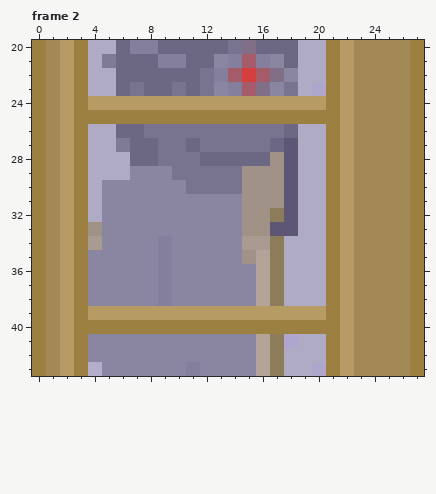
File history of a pixel-art file, Assets/Art/Hide Objects/phonebox.aseprite. Above: the version before the commit.
28x61 pixels, 2 frames. Colours within 5 levels of each other are drawn and written as one. Shown: frame 2: x 0..27, y 20..43.
The same view after the edit:
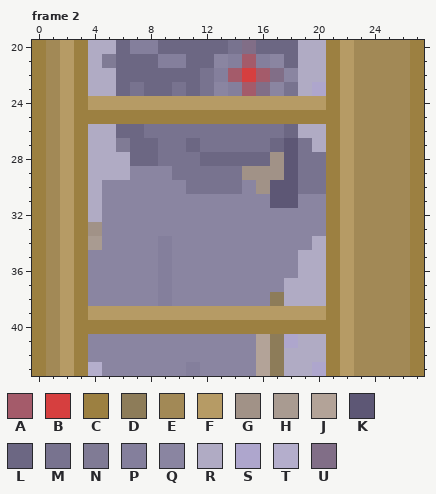
Palette (. is transparent): A #a45b6a  B #d63f3f  C #9c8041  D #8d7c59  E #a28956  F #b69b65  G #a19287  H #a99b91  J #b3a398  K #5d5775  L #6c6783  M #78738f  N #807b95  P #847f9c  Q #8a85a1  R #b0abc4  S #aea6cd  T #b4aecc  U #816e87
Diff:
Frame 2:
Colour G gives way to colour K in rows 30 to 31 at x 17.
Colour R gives way to colour M in row 27 at x 19; in rows 28 to 30 at x 19 to 20.
Colour D gives way to colour Q in row 32 at x 17; in rows 34 to 37 at x 17.
Colour G gives way to colour Q in row 30 at x 15; in rows 31 to 33 at x 15 to 16; in row 35 at x 15.
Colour H gives way to colour Q in row 34 at x 15 to 16.
Colour J gives way to colour Q in rows 35 to 38 at x 16.
Colour K gives way to colour Q in row 32 at x 18; in row 33 at x 17 to 18.
Colour R gives way to colour Q in rows 31 to 33 at x 19 to 20; in row 34 at x 18 to 19; in rows 35 to 36 at x 18.
